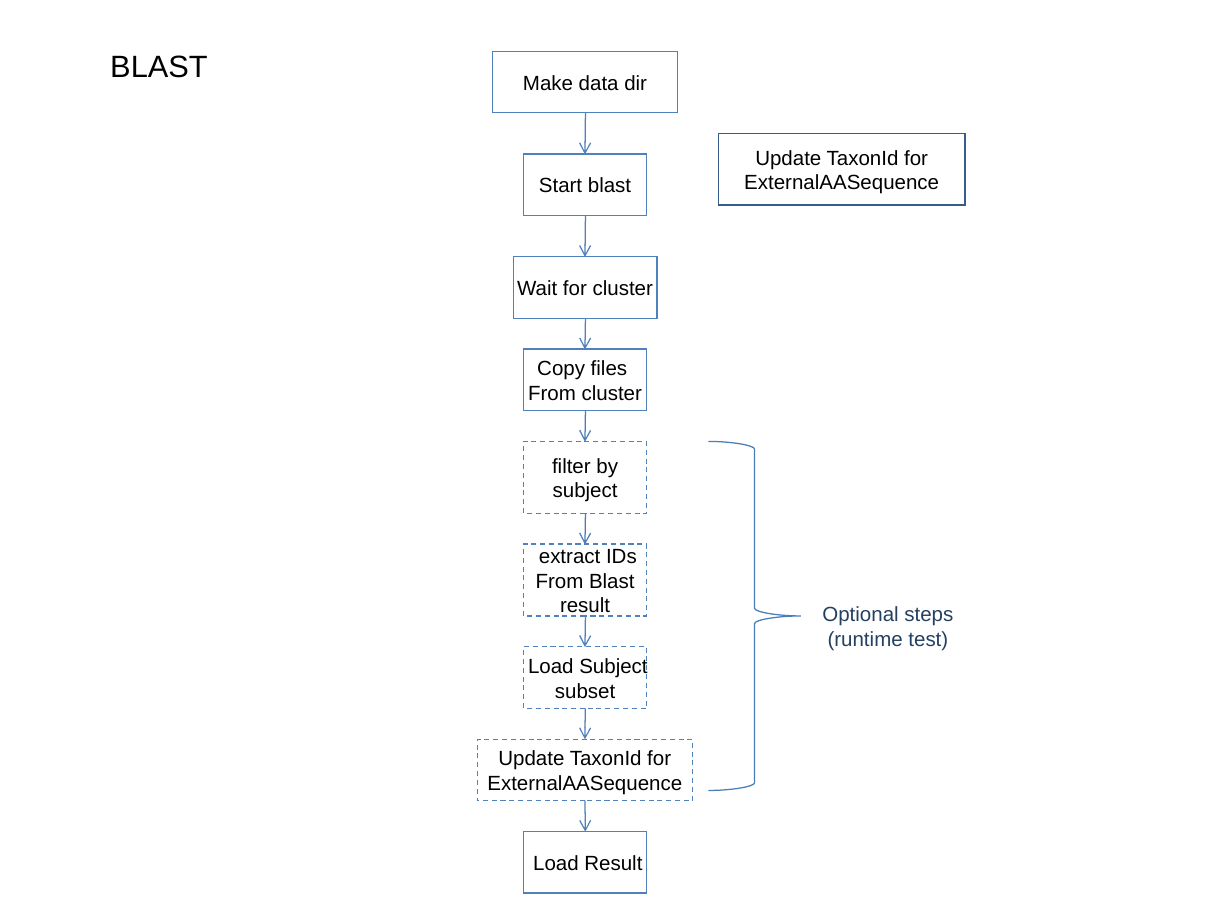
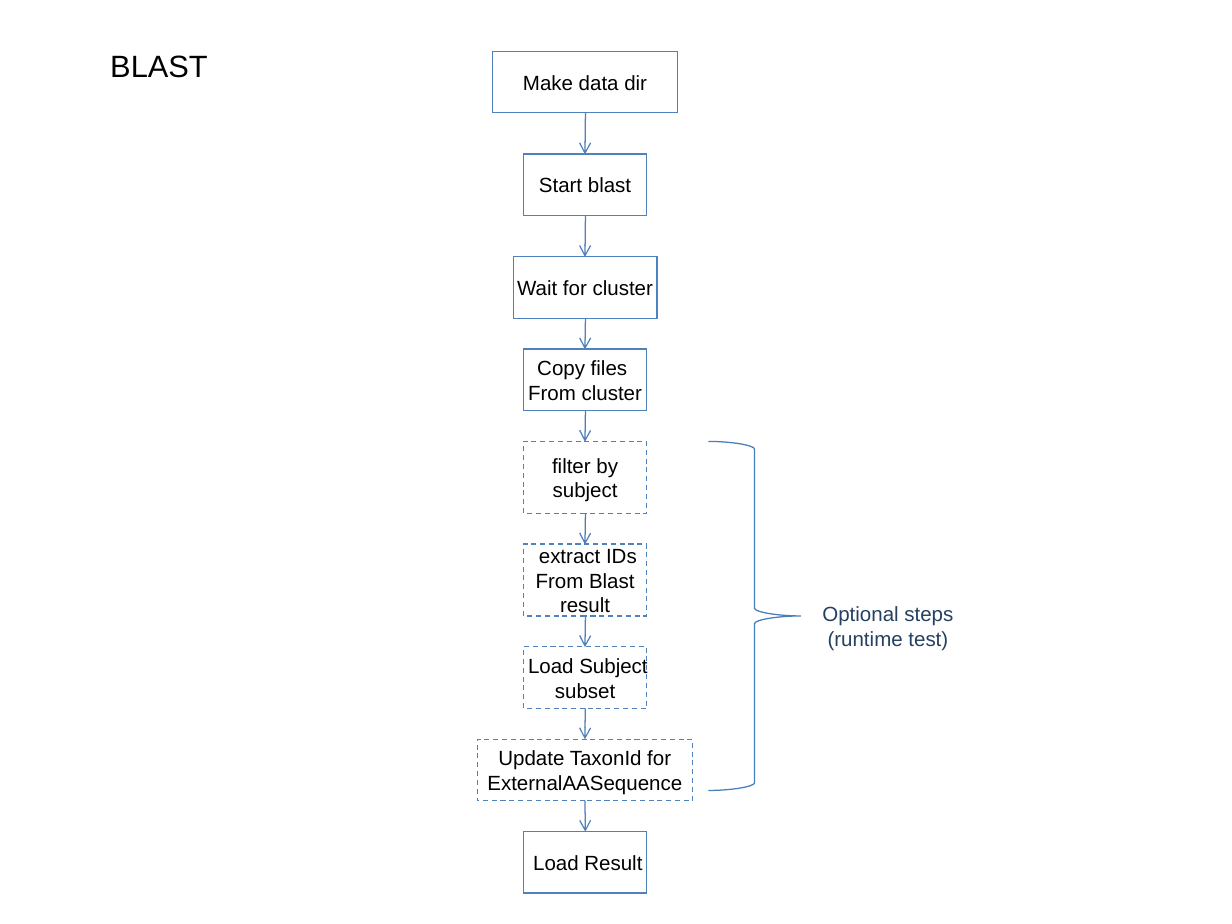
Before and after one commit to VEuPathDB/ApiCommonData, a slide deck: slide 6 of Load/doc/workflow/AnalysisWorkflow.ppt. Drawn at 1232x924 pixels with LibreOffice and Linux fonts; fonts in the diff are those of the drawing. Boxes give left, top, right and bottom in pixels: in the first picture for what was removed or moved away, otherwise in the second. Text is boxed around its words. In the diff, an @@ line names an element or a change of style, - is before the commit and + after.

```diff
--- a/Load/doc/workflow/AnalysisWorkflow.ppt
+++ b/Load/doc/workflow/AnalysisWorkflow.ppt
@@ rectangle removed at <box>718,133,965,205</box> @@
-Update TaxonId for ExternalAASequence
```
Also in this commit, not shown: 2 other slides changed.
